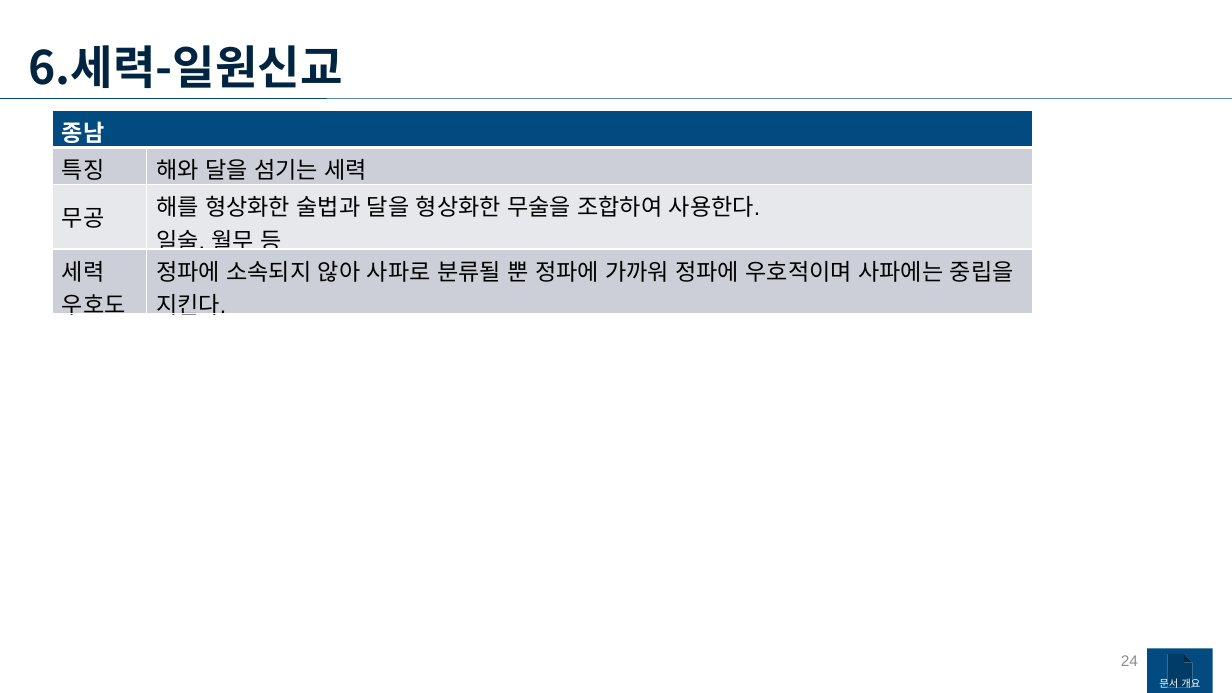
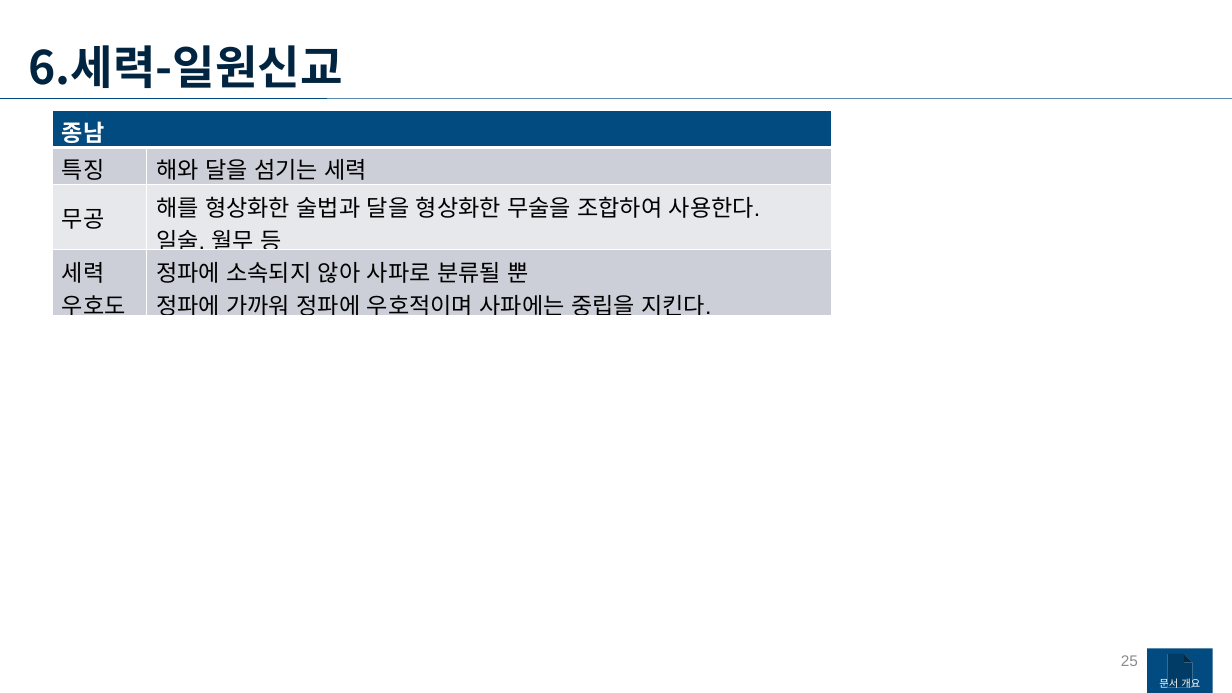
Before and after one commit to yjk0401/unityenginebasic_9th, a slide deck: slide 25 of 기획/메인 기획서.pptx (slide 24 before the commit). Drawn at 1232x693 pixels with LibreOffice and Linux fonts; fonts in the diff are those of the drawing. Boxes give left, top, right and bottom in pixels: in the first picture for what was removed or moved away, otherwise in the second. Text is boxed around its words. In the diff, an @@ line names an element or a change of style, - is before the commit and + after.

```diff
--- a/기획/메인 기획서.pptx
+++ b/기획/메인 기획서.pptx
@@ table at (53, 110, 832, 324) @@
-row 4, column 2: 정파에 소속되지 않아 사파로 분류될 뿐 정파에 가까워 정파에 우호적이며 사파에는 중립을 지킨다.
+row 4, column 2: 정파에 소속되지 않아 사파로 분류될 뿐 / 정파에 가까워 정파에 우호적이며 사파에는 중립을 지킨다.
@@ list level 1 to 2 in "종남" @@
@@ table: place and size @@
-table at (53, 110, 1033, 323)
+table at (53, 110, 832, 324)
@@ page number at (1121, 655, 1138, 666): text changed @@
-24
+25
```
Also in this commit, not shown: 11 other slides changed, 3 slides added, 3 other files.
